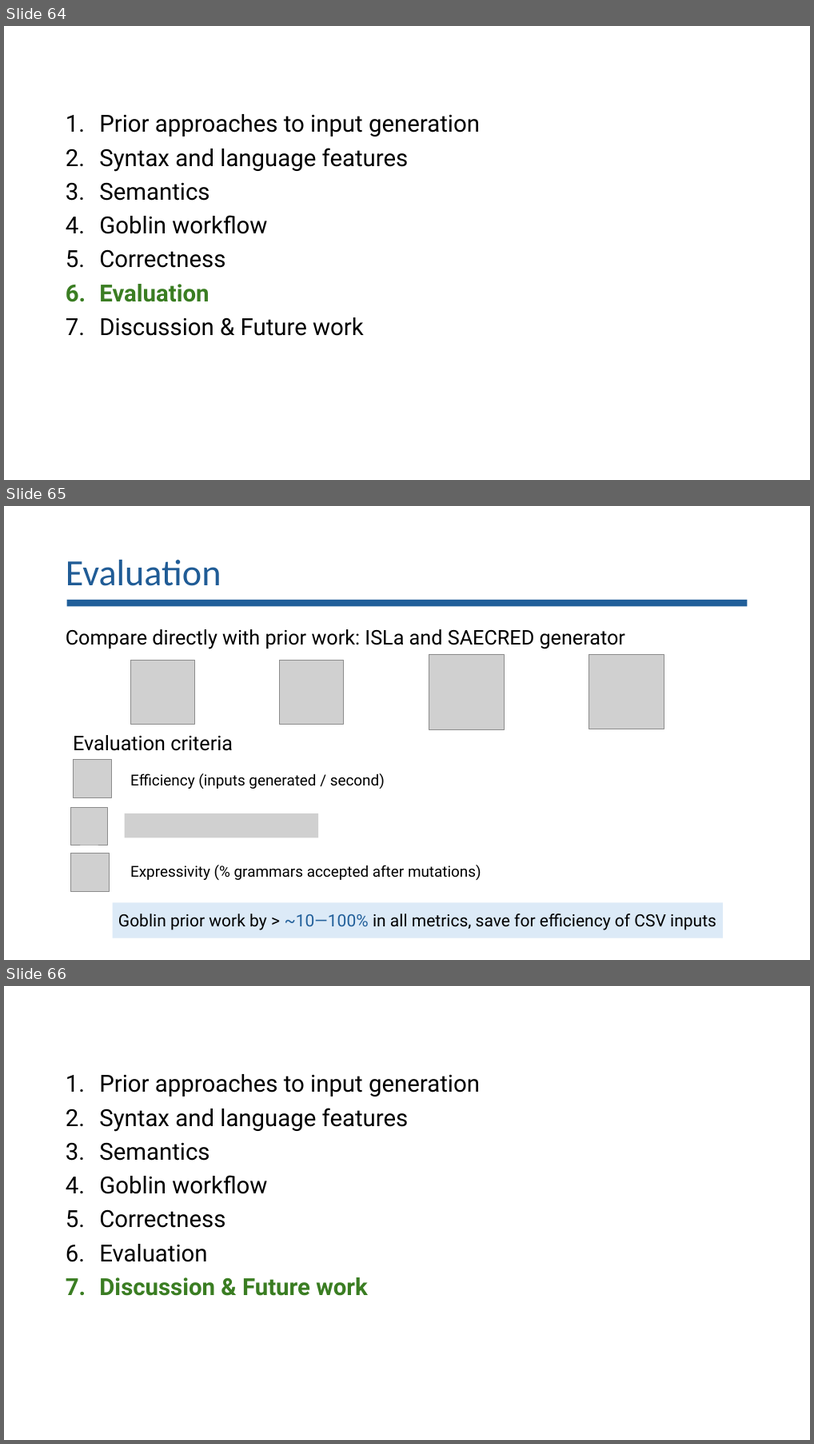
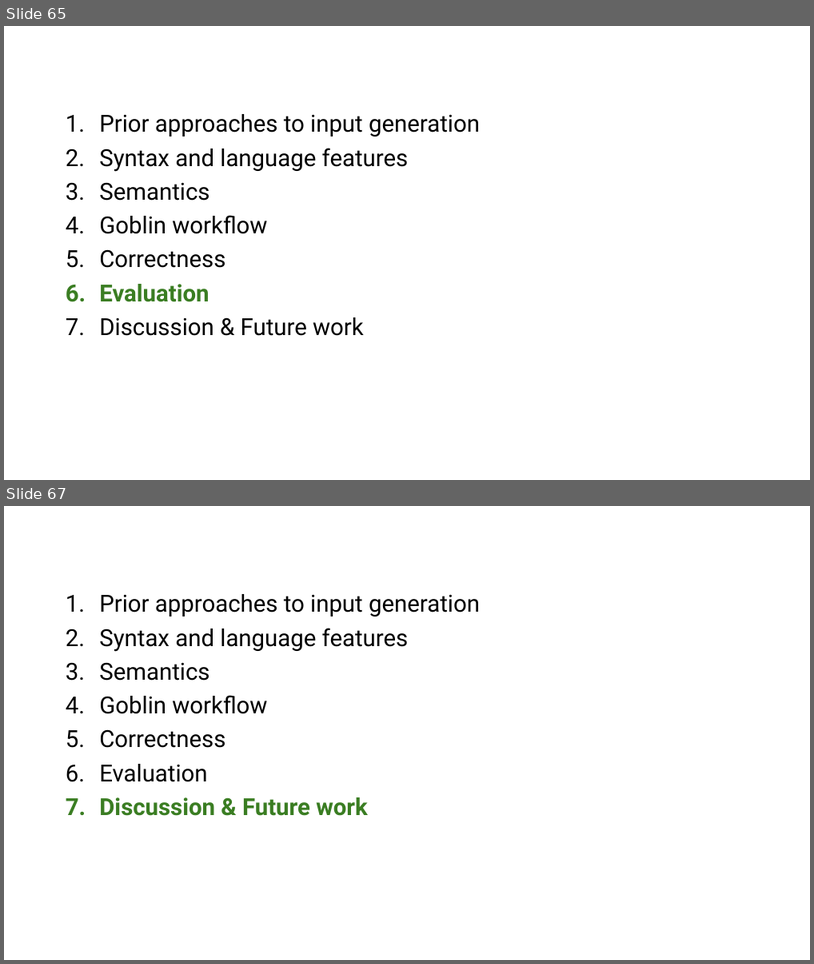
Before and after one commit to lorchrob/goblin_slides, a slide deck: goblin_slides.pptx. Shown one above the other, each under a label of ours: slides 64, 65 and 66 before the commit, slides 65 and 67 after it; the slides between them are not shown. The pictures are 814x1444 and 814x964 pixels, drawn with LibreOffice and Linux fonts; fonts in the diff are those of the drawing; grey boxes stand for pictures. Boxes give left, top, right and bottom in pixels: in the first picture for what was removed or moved away, otherwise in the second. Text is boxed around its words. In the diff, an @@ line names an element or a change of style, - is before the commit and + after.

```diff
--- a/goblin_slides.pptx
+++ b/goblin_slides.pptx
@@ slide 65 removed at <box>4,506,810,960</box>, background #FFFFFF @@
@@ title removed at <box>66,560,222,586</box> @@
-Evaluation
@@ rectangle removed at <box>67,600,747,607</box> @@
@@ text removed at <box>66,629,626,649</box> @@
-Compare directly with prior work: ISLa and SAECRED generator
@@ picture removed at <box>131,660,195,724</box> @@
@@ picture removed at <box>280,660,344,724</box> @@
@@ picture removed at <box>430,654,505,730</box> @@
@@ picture removed at <box>590,654,664,728</box> @@
@@ text removed at <box>73,735,233,751</box> @@
-Evaluation criteria
@@ picture removed at <box>73,760,112,798</box> @@
@@ text removed at <box>130,773,385,788</box> @@
-Efficiency (inputs generated / second)
@@ picture removed at <box>70,808,108,844</box> @@
@@ picture removed at <box>124,813,318,837</box> @@
@@ picture removed at <box>70,852,110,892</box> @@
@@ text removed at <box>130,864,482,880</box> @@
-Expressivity (% grammars accepted after mutations)
@@ rectangle removed at <box>112,902,723,937</box> @@
@@ text removed at <box>118,913,717,930</box> @@
-Goblin prior work by > ~10—100% in all metrics, save for efficiency of CSV inputs
@@ what was slide 64 is now slide 65 @@
@@ what was slide 66 is now slide 67 @@
```
Also in this commit, not shown: 19 slides changed, 2 slides added.
